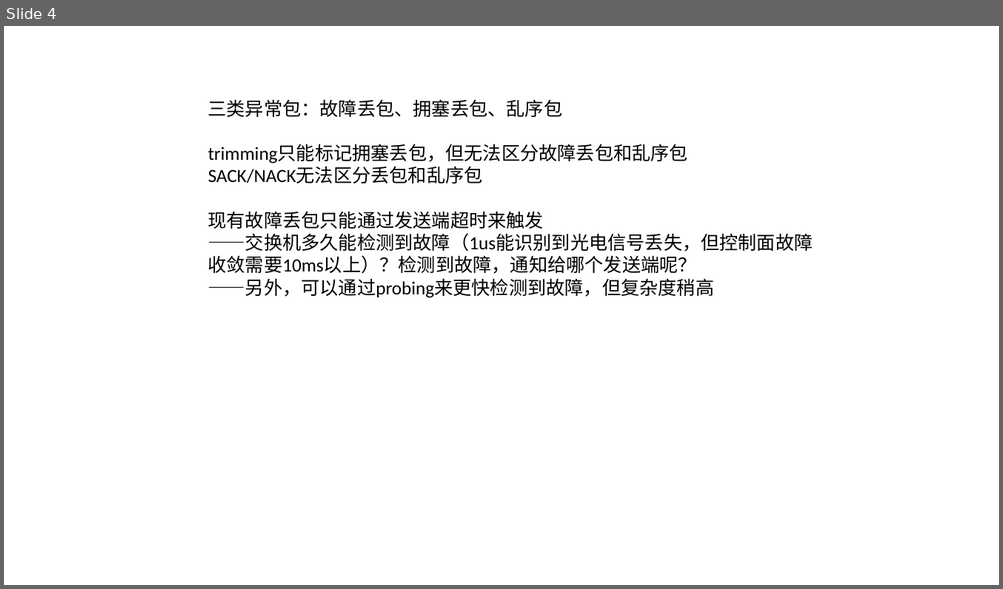
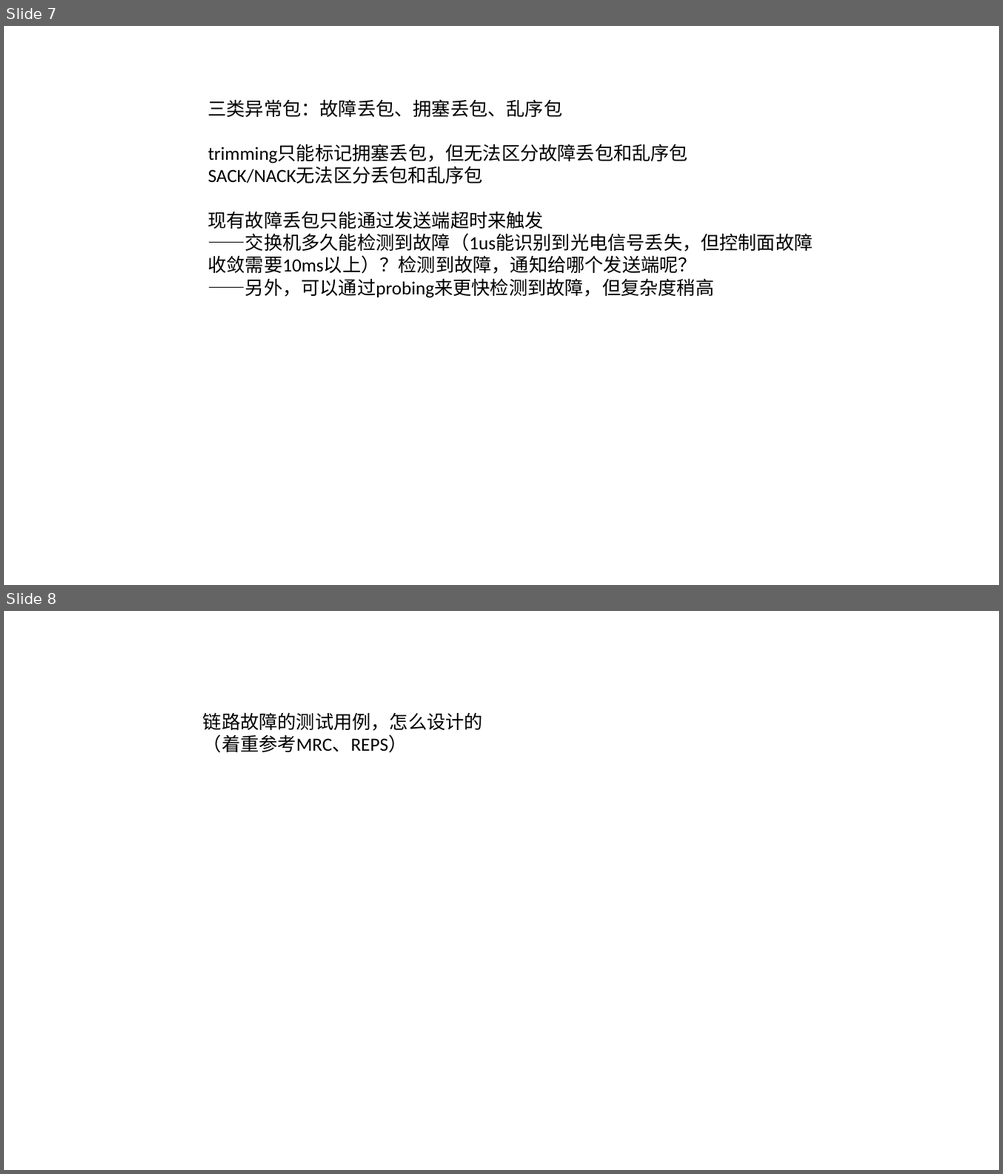
Before and after one commit to dxl041/Academics, a slide deck: Comparison/总结.pptx. Shown one above the other, each under a label of ours: slide 4 before the commit, slides 7 and 8 after it. The pictures are 1003x589 and 1003x1174 pixels, drawn with LibreOffice and Linux fonts; fonts in the diff are those of the drawing. Boxes give left, top, right and bottom in pixels: in the first picture for what was removed or moved away, otherwise in the second. Text is boxed around its words. In the diff, an @@ line names an element or a change of style, - is before the commit and + after.

```diff
--- a/Comparison/总结.pptx
+++ b/Comparison/总结.pptx
@@ slide 8 added at (4, 611, 999, 1170), background #FFFFFF @@
@@ text added at (203, 712, 483, 753), 18 pt, text #000000 @@
+链路故障的测试用例，怎么设计的
+（着重参考MRC、REPS）
@@ what was slide 4 is now slide 7 @@
```
Also in this commit, not shown: 4 other slides added, 1 slide removed, 8 other files.
